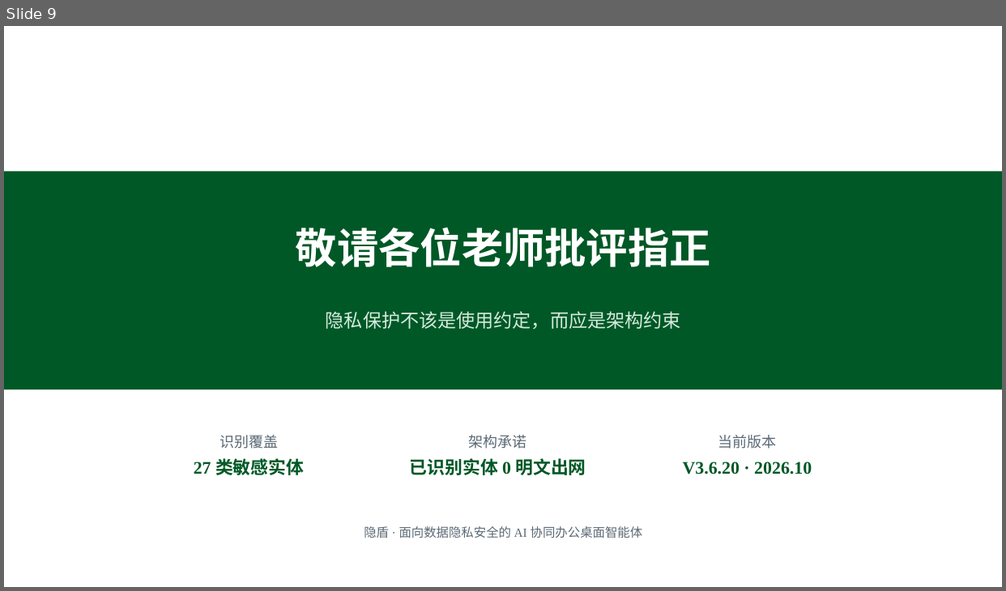
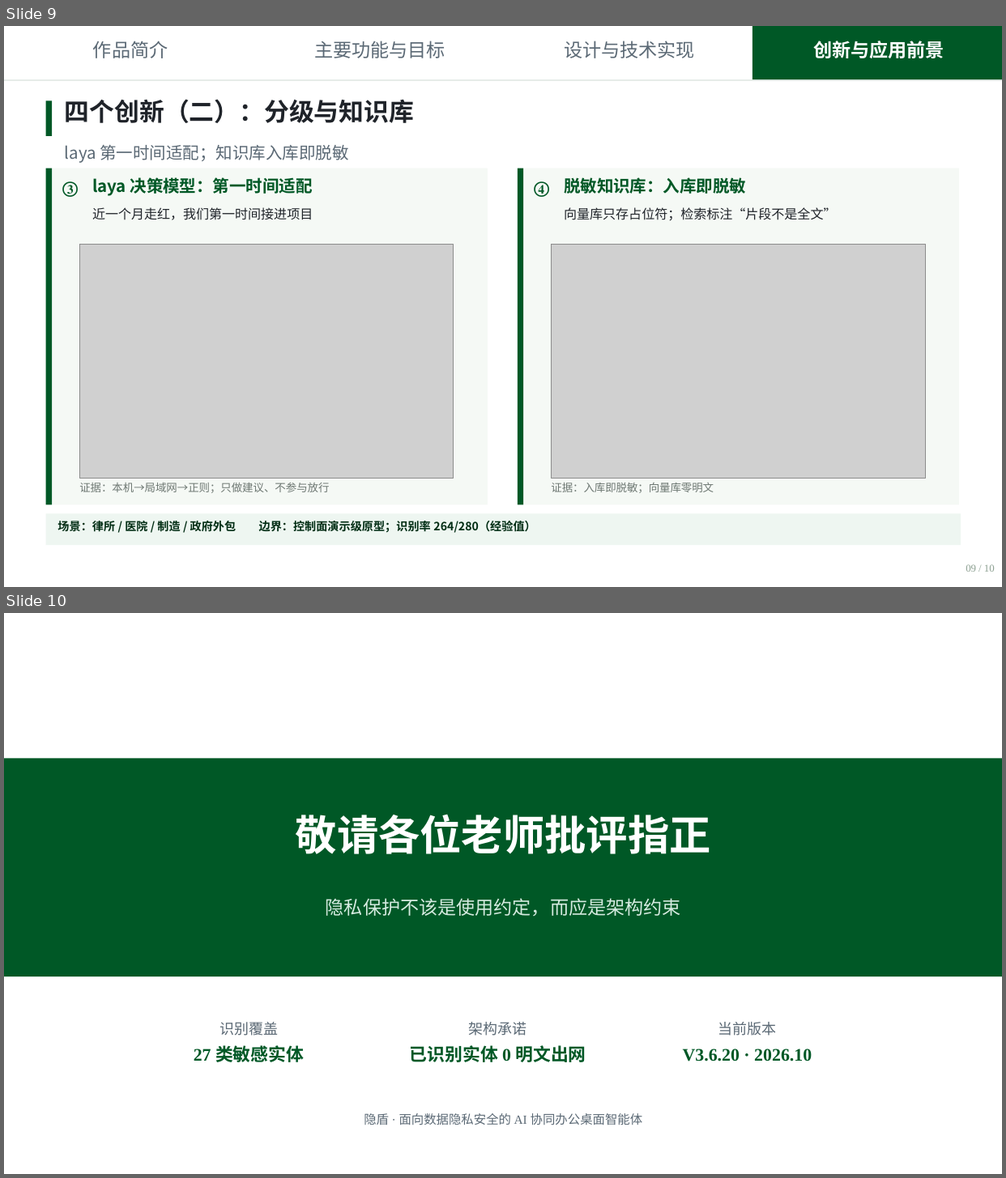
Before and after one commit to Andysun06/yindun-agent, a slide deck: 隐盾安全智能体汇报.pptx. Shown one above the other, each under a label of ours: slide 9 before the commit, slides 9 and 10 after it. The pictures are 1006x591 and 1006x1178 pixels, drawn with LibreOffice and Linux fonts; fonts in the diff are those of the drawing; grey boxes stand for pictures. Boxes give left, top, right and bottom in pixels: in the first picture for what was removed or moved away, otherwise in the second. Text is boxed around its words. In the diff, an @@ line names an element or a change of style, - is before the commit and + after.

Commit message:
正式答辩PPT：10页、创新拆两页并嵌入真实GIF；laya改为决策模型快速适配；补充创新特写录屏脚本

```diff
--- a/隐盾安全智能体汇报.pptx
+++ b/隐盾安全智能体汇报.pptx
@@ slide 9 added at box(4, 26, 1002, 587), background #FFFFFF @@
@@ text added at box(93, 41, 168, 58), 18 pt, text #5B6975 @@
+作品简介
@@ rectangle added at box(253, 26, 507, 80), fill #FFFFFF @@
@@ text added at box(314, 41, 445, 58), 18 pt, text #5B6975 @@
+主要功能与目标
@@ rectangle added at box(503, 26, 757, 80), fill #FFFFFF @@
@@ text added at box(564, 41, 695, 58), 18 pt, text #5B6975 @@
+设计与技术实现
@@ rectangle added at box(752, 26, 1002, 80), fill #005826 @@
@@ text added at box(813, 41, 944, 58), 18 pt, text #FFFFFF, bold @@
+创新与应用前景
@@ rectangle added at box(4, 80, 1002, 80), fill #D9E2DC @@
@@ rectangle added at box(46, 101, 52, 136), fill #005826 @@
@@ text added at box(65, 99, 414, 123), 24 pt, text #1F2329, bold @@
+四个创新（二）：分级与知识库
@@ text added at box(65, 145, 349, 163), 16 pt, text #5B6975 @@
+laya 第一时间适配；知识库入库即脱敏
@@ rectangle added at box(46, 169, 488, 506), fill #F5F9F5 @@
@@ rectangle added at box(46, 169, 52, 506), fill #005826 @@
@@ rectangle added at box(518, 169, 959, 506), fill #F5F9F5 @@
@@ rectangle added at box(518, 169, 523, 506), fill #005826 @@
@@ text added at box(62, 182, 78, 197), 16 pt, text #005826, bold @@
+③
@@ text added at box(92, 177, 313, 196), 16 pt, text #005826, bold @@
+laya 决策模型：第一时间适配
@@ text added at box(534, 182, 549, 197), 16 pt, text #005826, bold @@
+④
@@ text added at box(564, 177, 746, 194), 16 pt, text #005826, bold @@
+脱敏知识库：入库即脱敏
@@ text added at box(92, 207, 313, 220), 12.5 pt, text #1F2329 @@
+近一个月走红，我们第一时间接进项目
@@ text added at box(564, 207, 836, 221), 12.5 pt, text #1F2329 @@
+向量库只存占位符；检索标注“片段不是全文”
@@ picture added at box(79, 245, 454, 478) @@
@@ picture added at box(552, 245, 925, 478) @@
@@ text added at box(79, 483, 329, 493), 10.5 pt, text #6E7873 @@
+证据：本机→局域网→正则；只做建议、不参与放行
@@ text added at box(551, 483, 714, 493), 10.5 pt, text #6E7873 @@
+证据：入库即脱敏；向量库零明文
@@ rectangle added at box(46, 514, 961, 545), fill #EEF6F1 @@
@@ text added at box(57, 519, 535, 534), 11 pt, text #002C13, bold @@
+场景：律所 / 医院 / 制造 / 政府外包 边界：控制面演示级原型；识别率 264/280（经验值）
@@ text added at box(965, 565, 995, 572), 10 pt, text #8CA091 @@
+09 / 10
@@ what was slide 9 is now slide 10 @@
```
Also in this commit, not shown: 6 slides changed, 1 other slide added, 1 slide removed, 9 other files.
